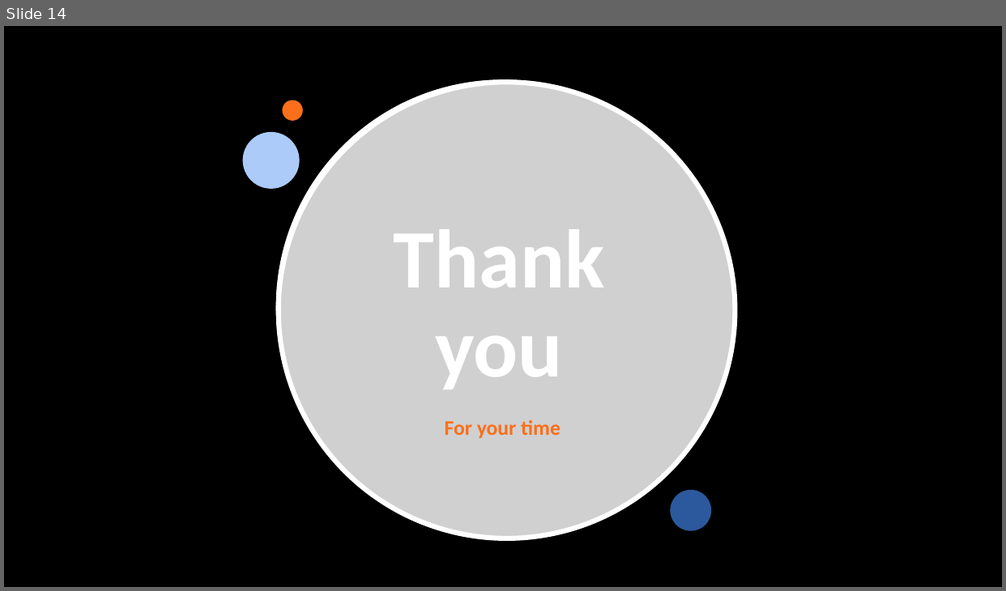
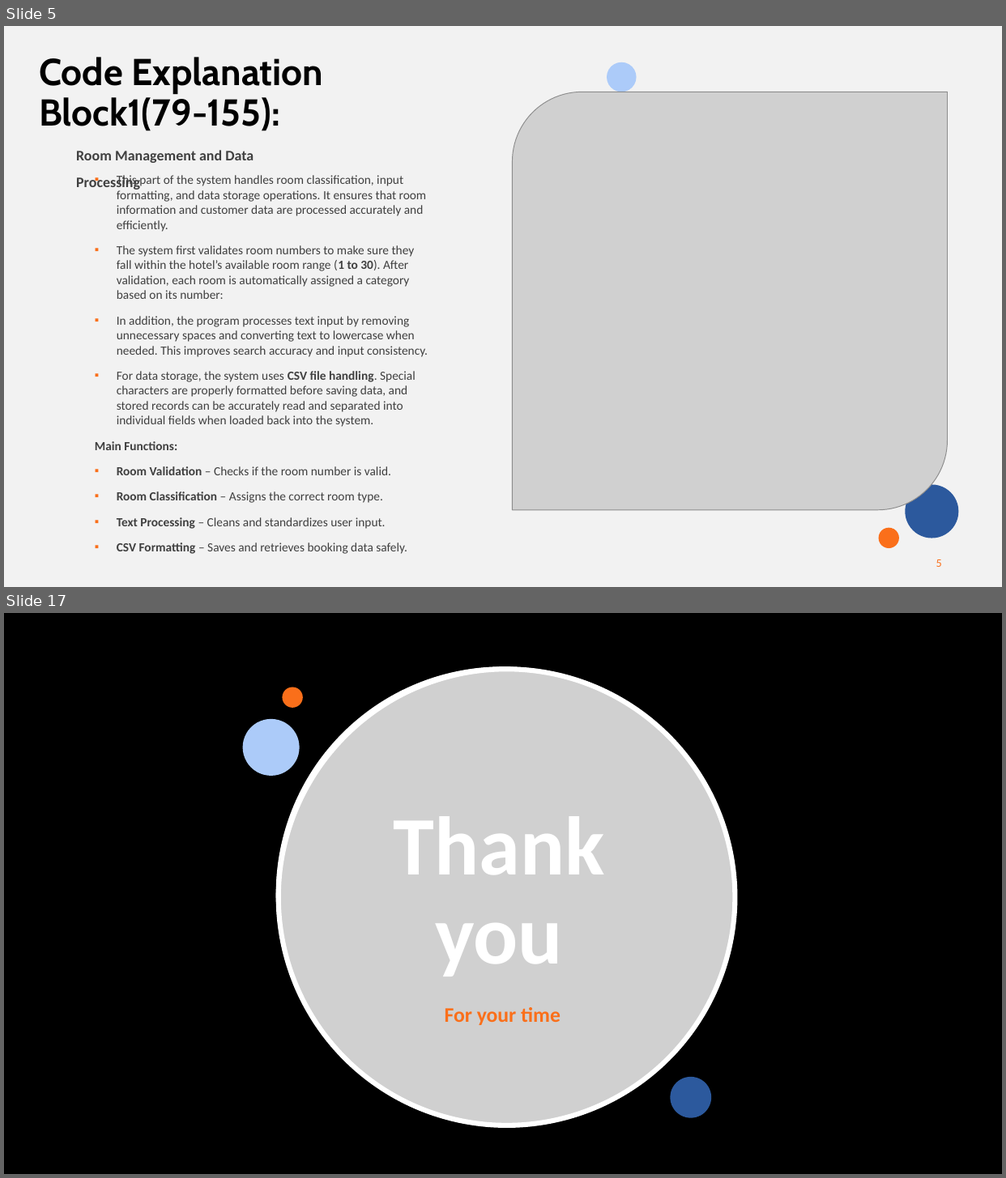
Before and after one commit to CyborkSpider/Hotel-Reservation, a slide deck: Hotel Reservation Presentation.pptx. Shown one above the other, each under a label of ours: slide 14 before the commit, slides 5 and 17 after it; the slides between them are not shown. The pictures are 1006x591 and 1006x1178 pixels, drawn with LibreOffice and Linux fonts; fonts in the diff are those of the drawing; grey boxes stand for pictures; background and template pictures are left out. Boxes give left, top, right and bottom in pixels: in the first picture for what was removed or moved away, otherwise in the second. Text is boxed around its words. In the diff, an @@ line names an element or a change of style, - is before the commit and + after.

```diff
--- a/Hotel Reservation Presentation.pptx
+++ b/Hotel Reservation Presentation.pptx
@@ slide 5 added at (4,26,1002,587), background #F2F2F2 @@
@@ title added at (39,57,323,131), 36 pt, text #000000, bold @@
+Code Explanation Block1(79-155):
@@ ellipse added at (607,62,637,92), fill #ACCBF9 @@
@@ picture added at (513,92,948,510) @@
@@ text added at (76,150,253,191), 14 pt, text #404040, bold @@
+Room Management and Data Processing
@@ text added at (95,175,428,554), 12 pt, text #404040 @@
+▪ This part of the system handles room classification, input formatting, and data storage operations. It ensures that room information and customer data are processed accurately and efficiently.
+▪ The system first validates room numbers to make sure they fall within the hotel’s available room range (1 to 30). After validation, each room is automatically assigned a category based on its number:
+▪ In addition, the program processes text input by removing unnecessary spaces and converting text to lowercase when needed. This improves search accuracy and input consistency.
+▪ For data storage, the system uses CSV file handling. Special characters are properly formatted before saving data, and stored records can be accurately read and separated into individual fields when loaded back into the system.
+Main Functions:
+▪ Room Validation – Checks if the room number is valid.
+▪ Room Classification – Assigns the correct room type.
+▪ Text Processing – Cleans and standardizes user input.
+▪ CSV Formatting – Saves and retrieves booking data safely.
@@ ellipse added at (906,485,959,539), fill #2C599D @@
@@ ellipse added at (879,528,898,548), fill #FA6F1A @@
@@ rectangle added at (39,538,209,577), fill #F2F2F2 @@
@@ page number added at (936,560,942,567), 11 pt, text #FA6F1A @@
+5
@@ what was slide 14 is now slide 17 @@
```
Also in this commit, not shown: 7 slides changed, 8 other slides added, 6 slides removed, 1 other file.
